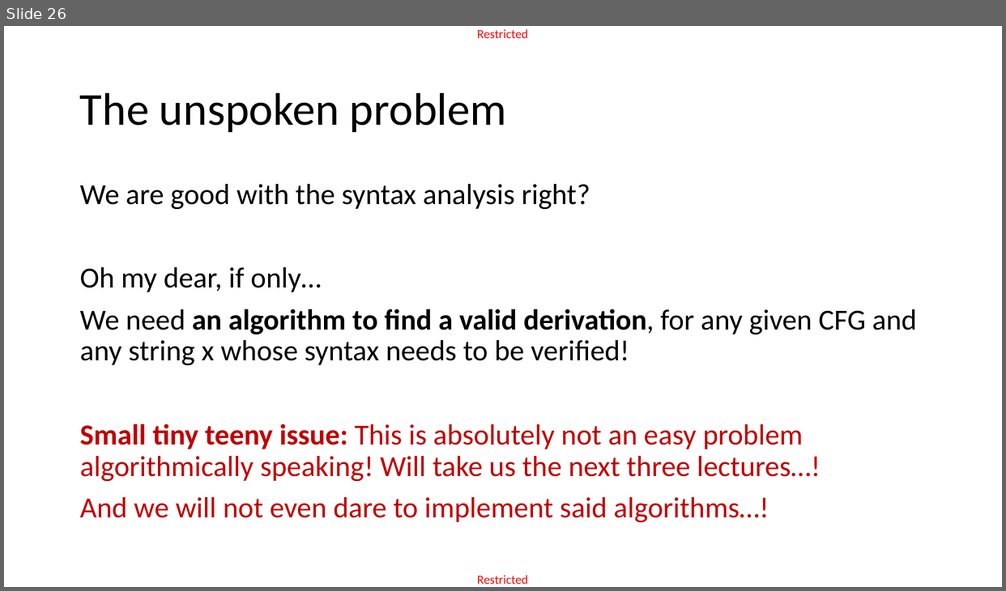
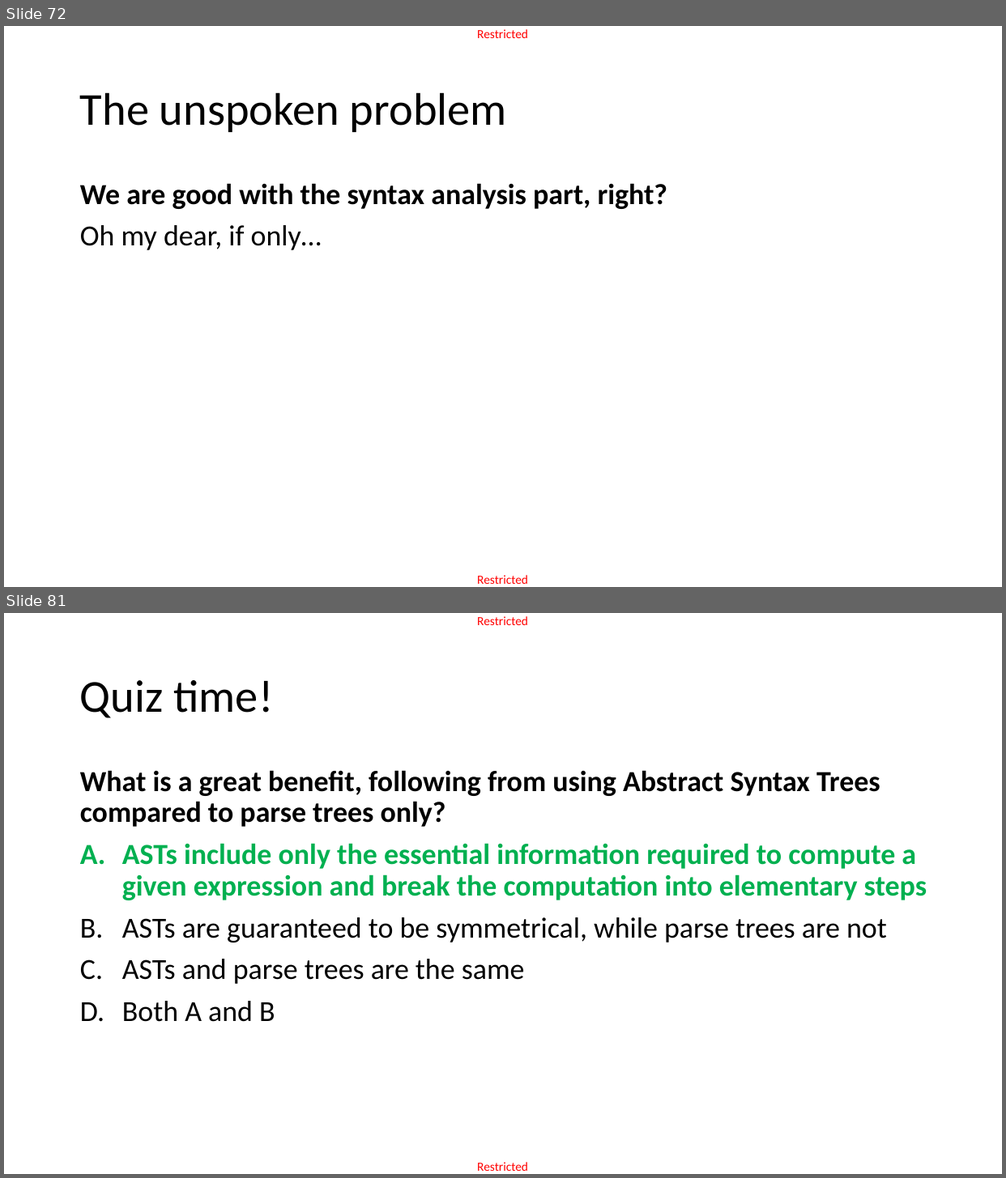
Before and after one commit to matthieudemari/SUTD_PLC_50_051, a slide deck: W10/W10S3/W10S3.pptx. Shown one above the other, each under a label of ours: slide 26 before the commit, slides 72 and 81 after it; the slides between them are not shown. The pictures are 1006x591 and 1006x1178 pixels, drawn with LibreOffice and Linux fonts; fonts in the diff are those of the drawing. Boxes give left, top, right and bottom in pixels: in the first picture for what was removed or moved away, otherwise in the second. Text is boxed around its words. In the diff, an @@ line names an element or a change of style, - is before the commit and + after.

```diff
--- a/W10/W10S3/W10S3.pptx
+++ b/W10/W10S3/W10S3.pptx
@@ slide 81 added at (x1=4, y1=613, x2=1002, y2=1174), background #FFFFFF; not listed: 2 template elements that a slide beside it also shows @@
@@ title added at (x1=80, y1=680, x2=273, y2=718), 44 pt, text #000000 @@
+Quiz time!
@@ text added at (x1=80, y1=770, x2=927, y2=1022), 28 pt, text #000000, bold @@
+What is a great benefit, following from using Abstract Syntax Trees compared to parse trees only?
+A. ASTs include only the essential information required to compute a given expression and break the computation into elementary steps
+B. ASTs are guaranteed to be symmetrical, while parse trees are not
+C. ASTs and parse trees are the same
+D. Both A and B
@@ what was slide 26 is now slide 72 @@
@@ slide 72 changed as well @@
@@ text at (x1=80, y1=183, x2=668, y2=209): text changed; bold on @@
-We are good with the syntax analysis right?
+We are good with the syntax analysis part, right?
@@ text at (x1=80, y1=309, x2=917, y2=523): paragraphs removed @@
-We need an algorithm to find a valid derivation, for any given CFG and any string x whose syntax needs to be verified!
-Small tiny teeny issue: This is absolutely not an easy problem algorithmically speaking! Will take us the next three lectures…!
-And we will not even dare to implement said algorithms…!
```
Also in this commit, not shown: 4 other slides changed, 66 other slides added, 6 slides removed, 3 other files.
